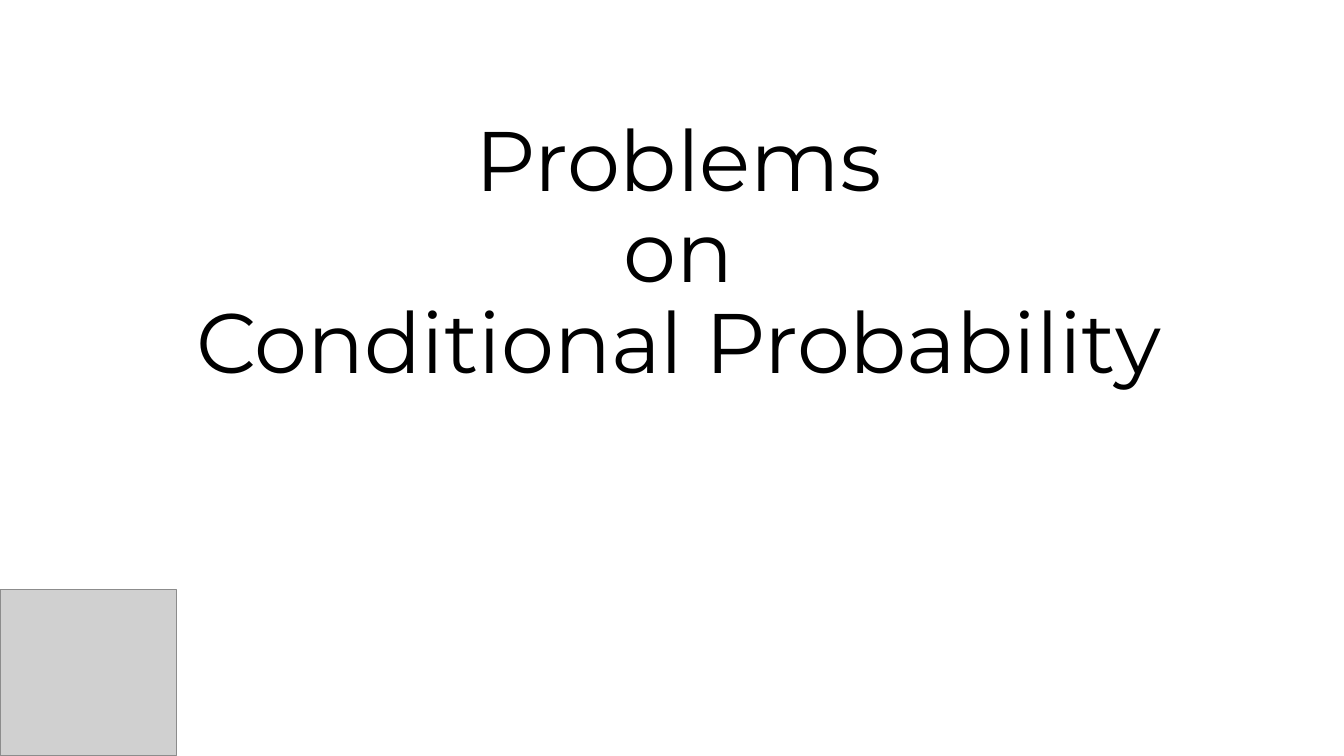
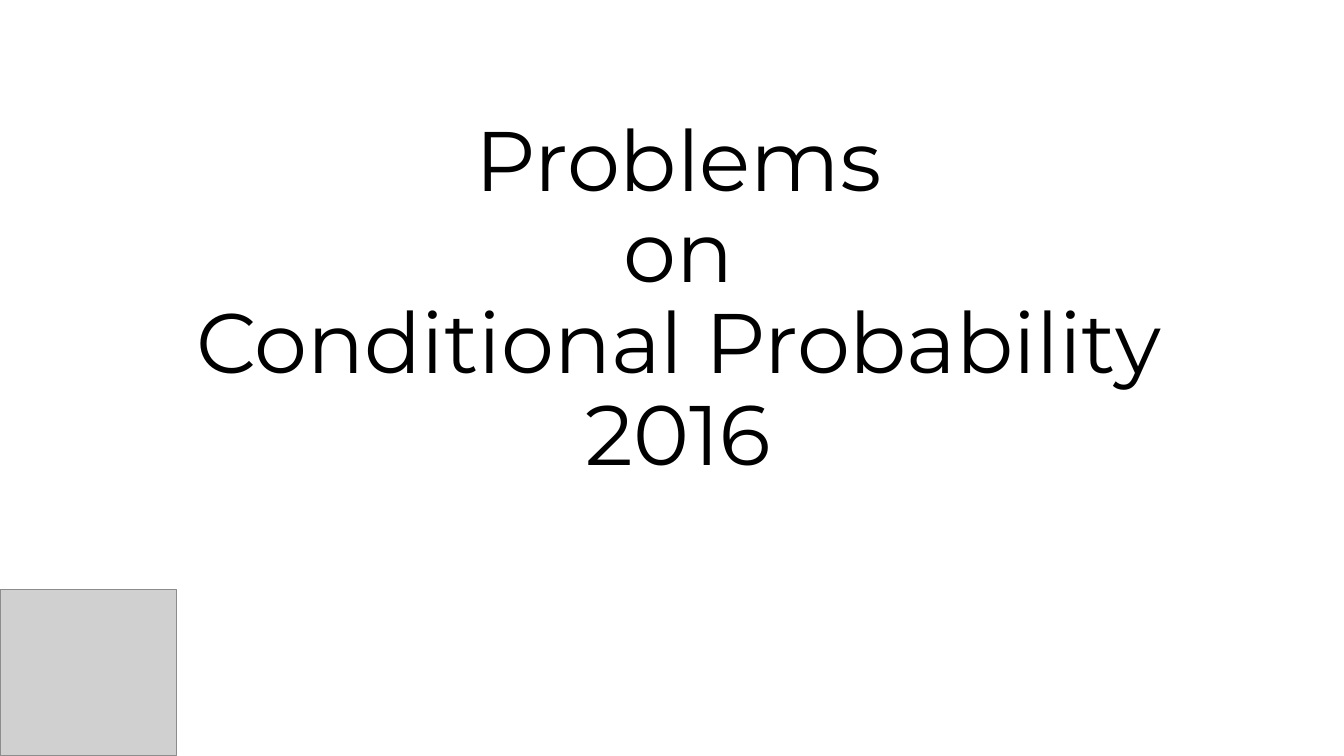
Before and after one commit to jinmang2/probability, a slide deck: slide 1 of 조건부확률 임용고시 2016.pptx. Drawn at 1344x756 pixels with LibreOffice and Linux fonts; fonts in the diff are those of the drawing; grey boxes stand for pictures. Boxes give left, top, right and bottom in pixels: in the first picture for what was removed or moved away, otherwise in the second. Text is boxed around its words. In the diff, an @@ line names an element or a change of style, - is before the commit and + after.

```diff
--- a/조건부확률 임용고시 2016.pptx
+++ b/조건부확률 임용고시 2016.pptx
@@ title at (196, 128, 1161, 466): text changed @@
-Problems
-on
-Conditional Probability
+Problems
+on
+Conditional Probability
+2016
```
Also in this commit, not shown: 2 slides added, 1 slide removed.
